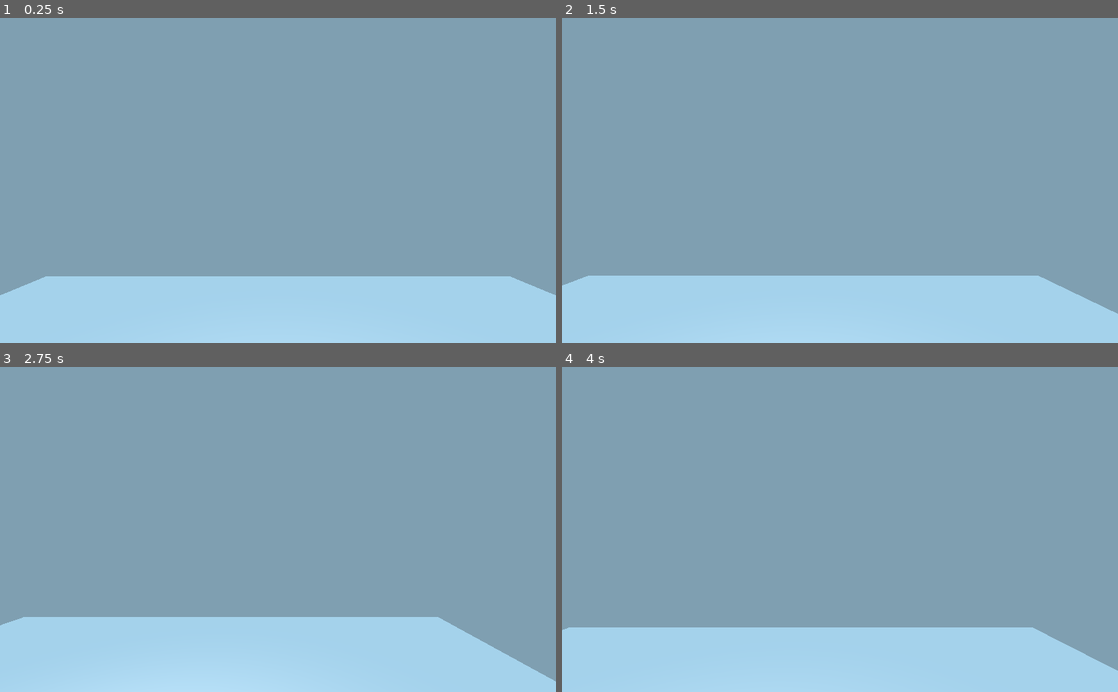
Above: before the commit, frames 1-4 (two rows, left to right).
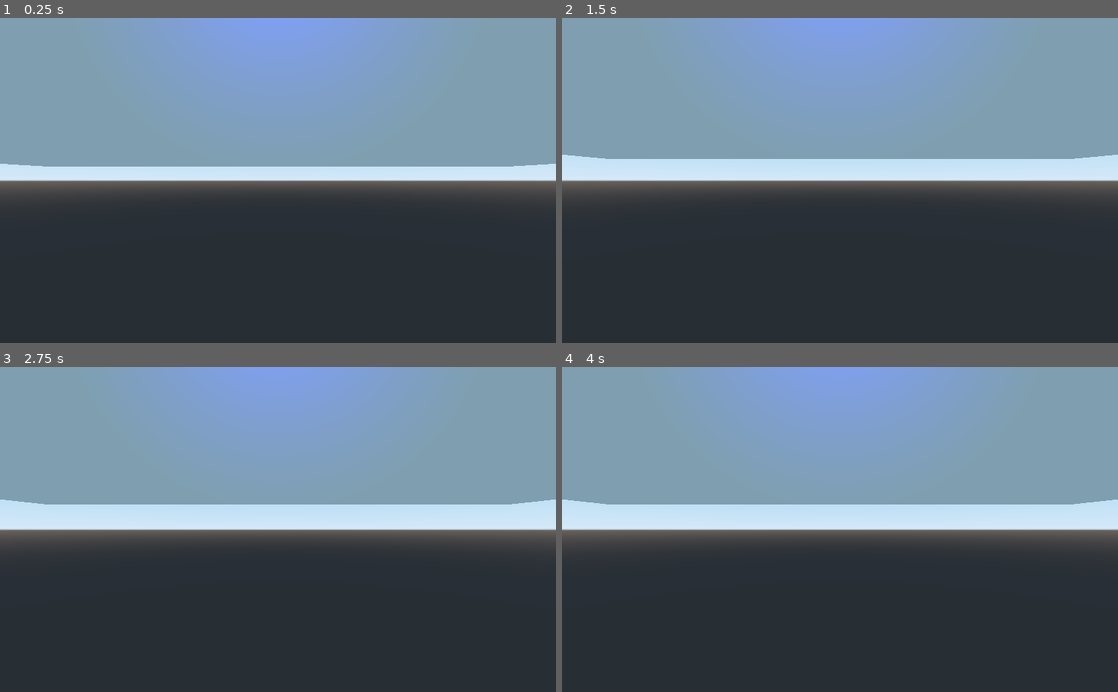
Above: after the commit, the same moments.

Repository: Krazy-J/door-in-the-wall
Game: Godot game, scene res://Main.tscn
Two runs of this game, one before a commit and one after it. Both use one fixed random seed, a clock stepped at 60 frames per second and the inputs below.
Inputs:
- Up to frame 1 (0.25 s): no input
- Up to frame 2 (1.5 s): hold D (move_right, bound only before the commit) 0.53-1.28 s; hold S (move_back, bound only before the commit) from 1.28 s (still down)
- Up to frame 3 (2.75 s): release S (move_back, bound only before the commit) at 2.03 s; hold D (move_right, bound only before the commit) from 2.03 s (still down)
- Up to frame 4 (4 s): release D (move_right, bound only before the commit) at 2.78 s; hold W (move_forward, bound only before the commit) 2.78-3.53 s; hold A (move_left, bound only before the commit) from 3.53 s (still down)

The runs differ from the first frame. In frame 1, 63% of the frame differs, in the area x 0-100%, y 0-100%; in frame 2, 64%; in frame 3, 65%; in frame 4, 65%.

Commit message:
Added lights and player

Diff:
--- a/Main.tscn
+++ b/Main.tscn
@@ -1,17 +1,11 @@
 [gd_scene load_steps=3 format=2]
 
-[ext_resource path="res://player-scene/player.tscn" type="PackedScene" id=1]
-[ext_resource path="res://Room1.tscn" type="PackedScene" id=2]
+[ext_resource path="res://Room1.tscn" type="PackedScene" id=1]
+[ext_resource path="res://player-scene/player.tscn" type="PackedScene" id=2]
 
 [node name="Spatial" type="Spatial"]
 
-[node name="Player" parent="." instance=ExtResource( 1 )]
-transform = Transform( 1, 0, 0, 0, 1, 0, 0, 0, 1, 0, 0.847143, 0 )
-speed = 100.0
+[node name="Room1" parent="." instance=ExtResource( 1 )]
 
-[node name="Room1" parent="." instance=ExtResource( 2 )]
-
-[node name="OmniLight" type="OmniLight" parent="Room1"]
-transform = Transform( 1, 0, 0, 0, 1, 0, 0, 0, 1, 0, 3, 0 )
-omni_range = 10.0
-omni_attenuation = 2.0
+[node name="Player" parent="." instance=ExtResource( 2 )]
+transform = Transform( 1, 0, 0, 0, 1, 0, 0, 0, 1, 0, 2, 0 )
--- a/Room1.tscn
+++ b/Room1.tscn
@@ -3,7 +3,7 @@
 [ext_resource path="res://models/Room.obj" type="ArrayMesh" id=1]
 
 [sub_resource type="BoxShape" id=1]
-extents = Vector3( 10, 2, 10 )
+extents = Vector3( 10, 9, 10 )
 
 [node name="Room1" type="Spatial"]
 
@@ -15,5 +15,34 @@
 [node name="StaticBody" type="StaticBody" parent="Room"]
 
 [node name="CollisionShape" type="CollisionShape" parent="Room/StaticBody"]
-transform = Transform( 1, 0, 0, 0, 1, 0, 0, 0, 1, 0, -10, 0 )
 shape = SubResource( 1 )
+
+[node name="OmniLight-Y" type="OmniLight" parent="Room"]
+transform = Transform( 1, 0, 0, 0, 1, 0, 0, 0, 1, 0, -6, 0 )
+light_color = Color( 0, 1, 0, 1 )
+omni_range = 10.0
+
+[node name="OmniLight+Y" type="OmniLight" parent="Room"]
+transform = Transform( 1, 0, 0, 0, 1, 0, 0, 0, 1, 0, 6, 0 )
+light_color = Color( 0, 1, 0, 1 )
+omni_range = 10.0
+
+[node name="OmniLight-X" type="OmniLight" parent="Room"]
+transform = Transform( 1, 0, 0, 0, 1, 0, 0, 0, 1, -6, 0, 0 )
+light_color = Color( 1, 0, 0, 1 )
+omni_range = 10.0
+
+[node name="OmniLight+X" type="OmniLight" parent="Room"]
+transform = Transform( 1, 0, 0, 0, 1, 0, 0, 0, 1, 6, 0, 0 )
+light_color = Color( 1, 0, 0, 1 )
+omni_range = 10.0
+
+[node name="OmniLight-Z" type="OmniLight" parent="Room"]
+transform = Transform( 1, 0, 0, 0, 1, 0, 0, 0, 1, 0, 0, -6 )
+light_color = Color( 0, 0, 1, 1 )
+omni_range = 10.0
+
+[node name="OmniLight+Z" type="OmniLight" parent="Room"]
+transform = Transform( 1, 0, 0, 0, 1, 0, 0, 0, 1, 0, 0, 6 )
+light_color = Color( 0, 0, 1, 1 )
+omni_range = 10.0
--- a/player-scene/player.tscn
+++ b/player-scene/player.tscn
@@ -15,5 +15,5 @@
 transform = Transform( 1, 0, 0, 0, 1, 0, 0, 0, 1, 0, 1.23294, 0 )
 
 [node name="CollisionShape" type="CollisionShape" parent="."]
-transform = Transform( 1, 0, 0, 0, -4.37114e-008, -1, 0, 1, -4.37114e-008, 0, 0, 0 )
+transform = Transform( 1, 0, 0, 0, -4.37114e-08, -1, 0, 1, -4.37114e-08, 0, 0, 0 )
 shape = SubResource( 1 )
--- a/project.godot
+++ b/project.godot
@@ -19,29 +19,6 @@
 run/main_scene="res://Main.tscn"
 config/icon="res://icon.png"
 
-[input]
-
-move_forward={
-"deadzone": 0.5,
-"events": [ Object(InputEventKey,"resource_local_to_scene":false,"resource_name":"","device":0,"alt":false,"shift":false,"control":false,"meta":false,"command":false,"pressed":false,"scancode":87,"unicode":0,"echo":false,"script":null)
- ]
-}
-move_back={
-"deadzone": 0.5,
-"events": [ Object(InputEventKey,"resource_local_to_scene":false,"resource_name":"","device":0,"alt":false,"shift":false,"control":false,"meta":false,"command":false,"pressed":false,"scancode":83,"unicode":0,"echo":false,"script":null)
- ]
-}
-move_left={
-"deadzone": 0.5,
-"events": [ Object(InputEventKey,"resource_local_to_scene":false,"resource_name":"","device":0,"alt":false,"shift":false,"control":false,"meta":false,"command":false,"pressed":false,"scancode":65,"unicode":0,"echo":false,"script":null)
- ]
-}
-move_right={
-"deadzone": 0.5,
-"events": [ Object(InputEventKey,"resource_local_to_scene":false,"resource_name":"","device":0,"alt":false,"shift":false,"control":false,"meta":false,"command":false,"pressed":false,"scancode":68,"unicode":0,"echo":false,"script":null)
- ]
-}
-
 [rendering]
 
 environment/default_environment="res://default_env.tres"
